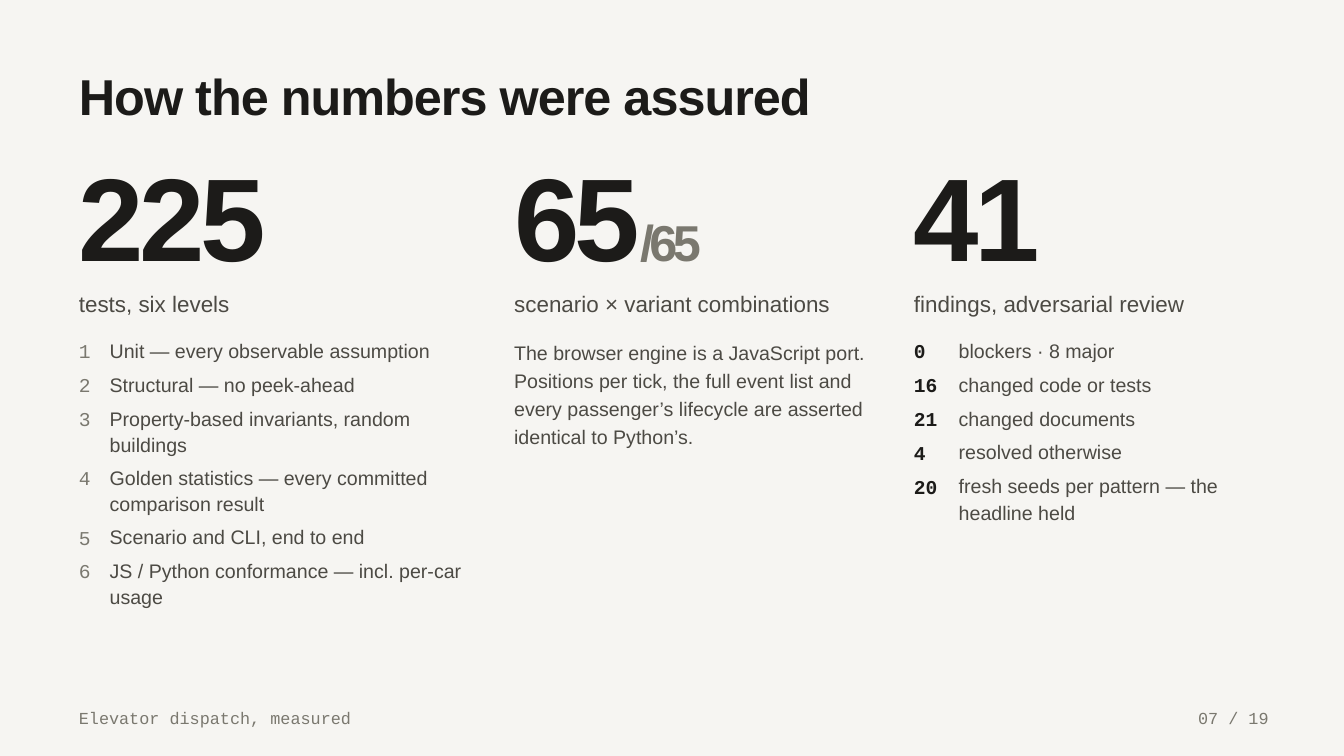
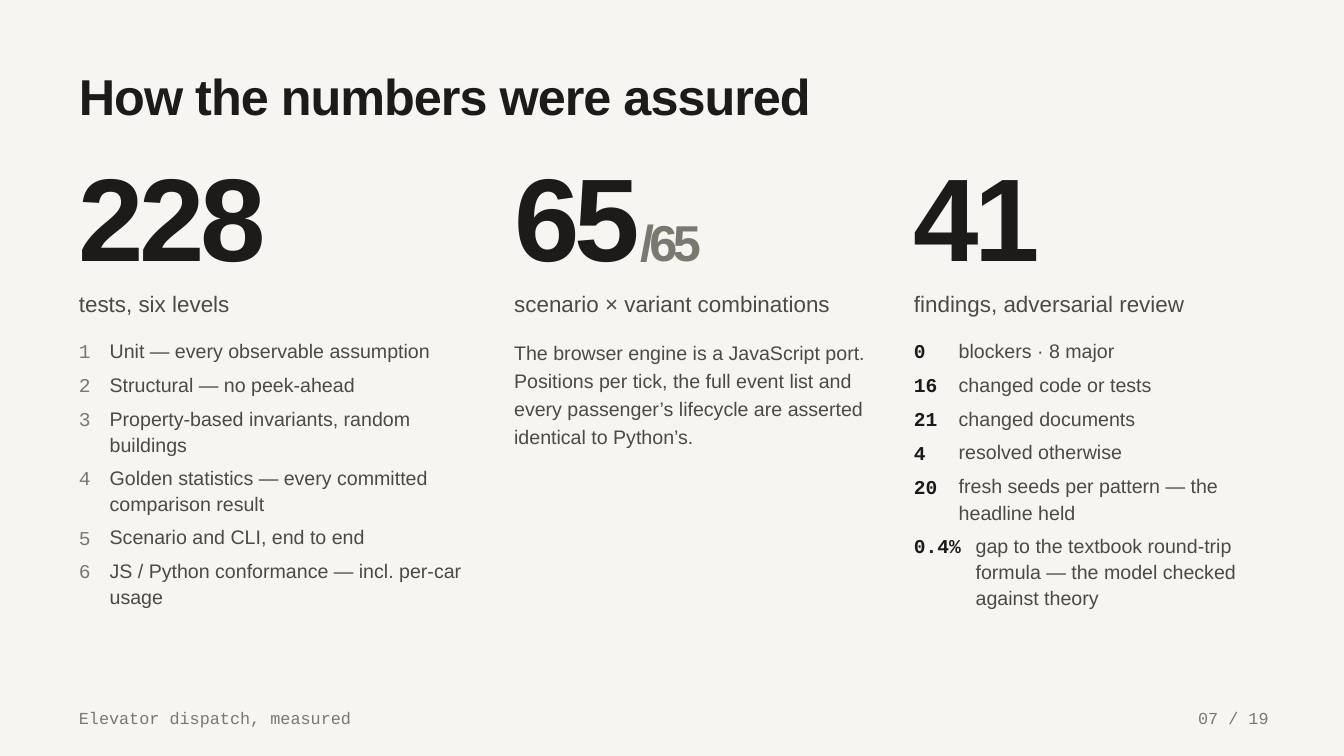
Before and after one commit to samuelgregorovic/elevator-dispatch-sim, a slide deck: slide 7 of docs/presentation/elevator-dispatch.pptx. Drawn at 1344x756 pixels with LibreOffice and Linux fonts; fonts in the diff are those of the drawing. Boxes give left, top, right and bottom in pixels: in the first picture for what was removed or moved away, otherwise in the second. Text is boxed around its words. In the diff, an @@ line names an element or a change of style, - is before the commit and + after.

```diff
--- a/docs/presentation/elevator-dispatch.pptx
+++ b/docs/presentation/elevator-dispatch.pptx
@@ text at box(79, 179, 266, 262): text changed @@
-225
+228
@@ text added at box(976, 539, 1236, 609), 21 pt, text #4C4A44 @@
+gap to the textbook round-trip formula — the model checked against theory
@@ text added at box(914, 540, 961, 553), 21 pt, text #1C1B19, bold @@
+0.4%
```
Also in this commit, not shown: 10 other files.
